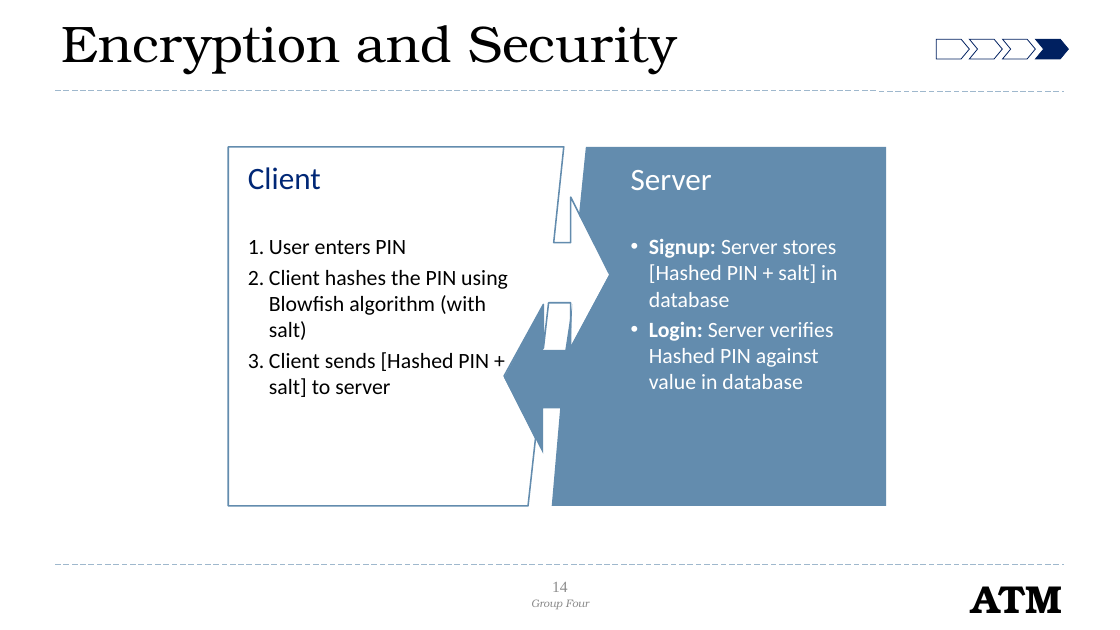
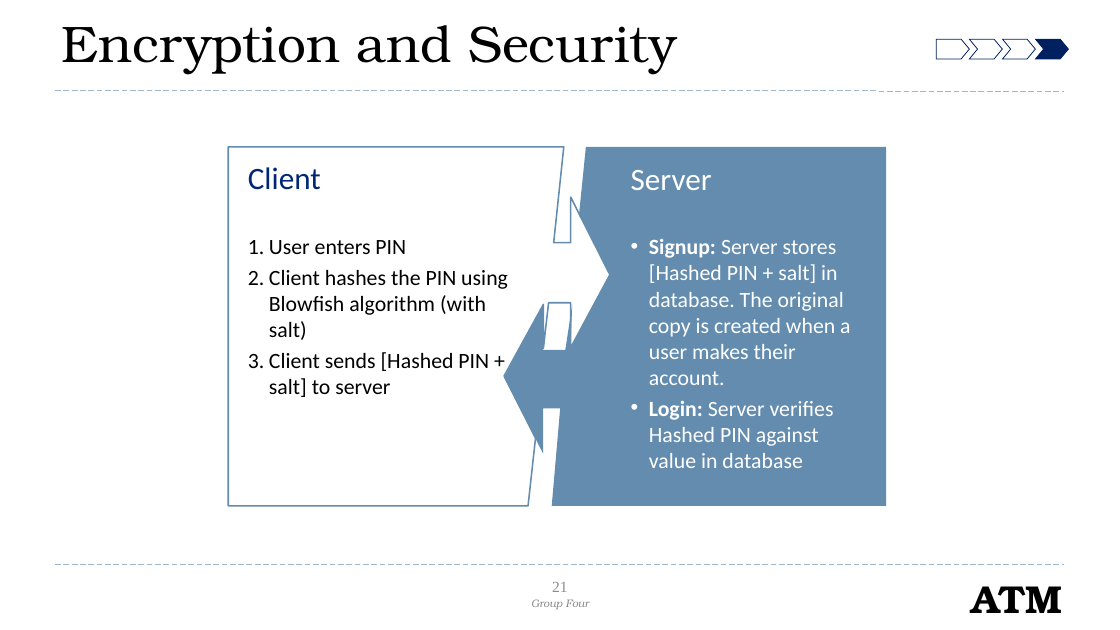
Before and after one commit to mari-husain/csharp-atm, a slide deck: slide 21 of Other/C# Project.pptx (slide 14 before the commit). Drawn at 1120x630 pixels with LibreOffice and Linux fonts; fonts in the diff are those of the drawing; background and template pictures are left out. Boxes give left, top, right and bottom in pixels: in the first picture for what was removed or moved away, otherwise in the second. Text is boxed around its words. In the diff, an @@ line names an element or a change of style, - is before the commit and + after.

```diff
--- a/Other/C# Project.pptx
+++ b/Other/C# Project.pptx
@@ text at [649, 239, 850, 385]: text changed @@
-• Signup: Server stores [Hashed PIN + salt] in database
+• Signup: Server stores [Hashed PIN + salt] in database. The original copy is created when a user makes their account.
@@ page number at [552, 582, 568, 592]: text changed @@
-14
+21
```
Also in this commit, not shown: 7 other slides changed, 13 slides added, 5 slides removed.
